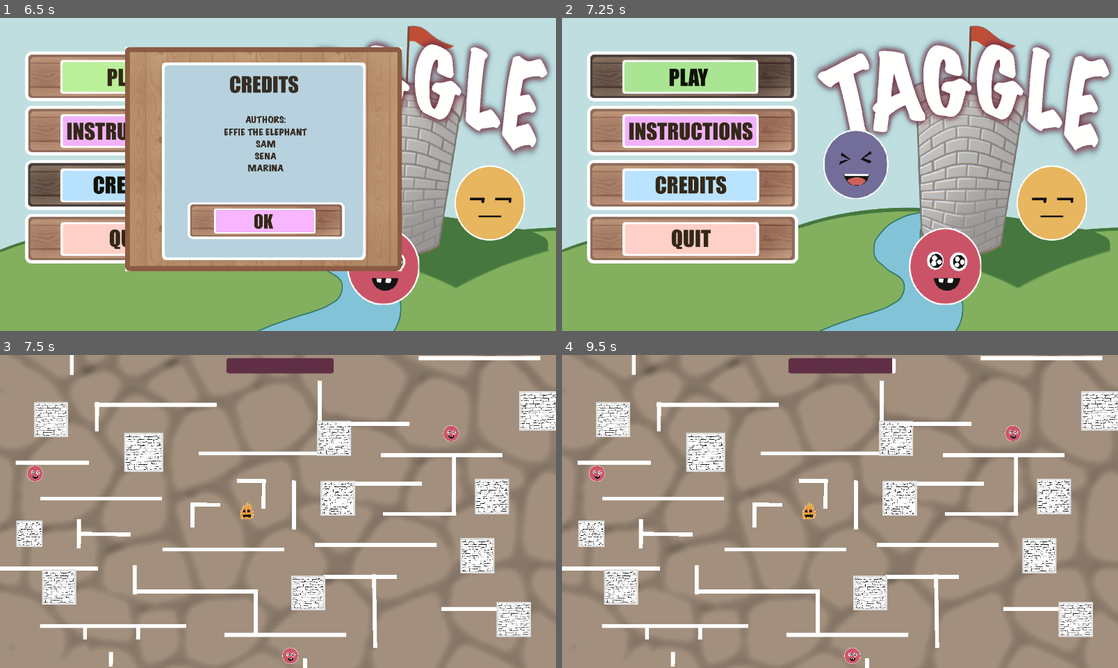
Above: before the commit, frames 1-4 (two rows, left to right).
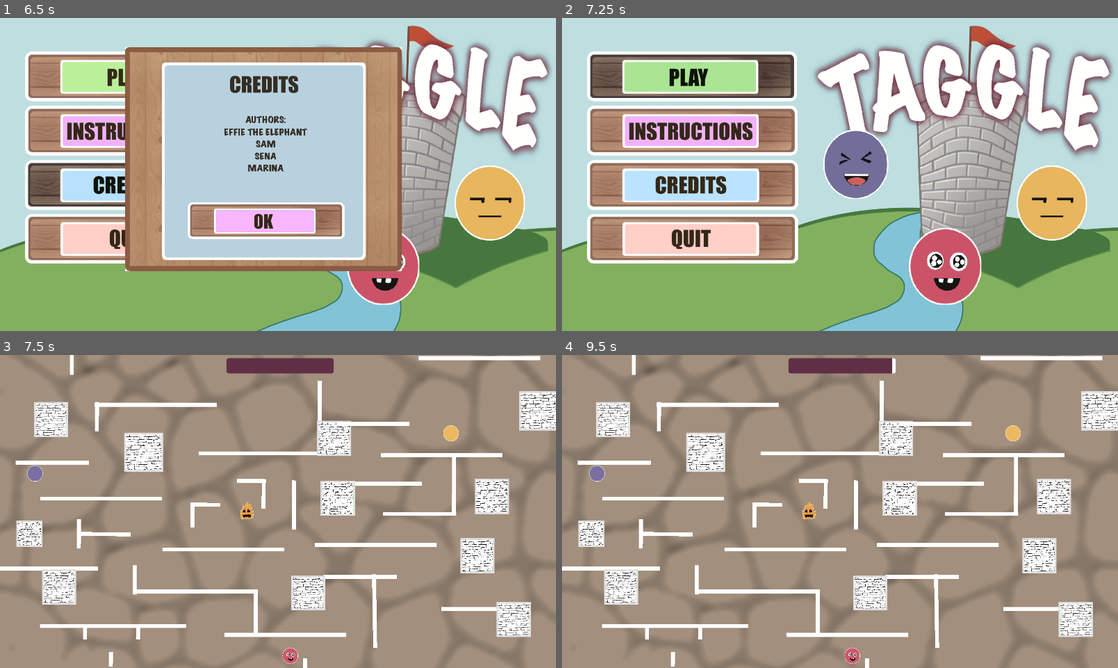
Above: after the commit, the same moments.

Repository: s-france/GGJ2024GoombaGame
Game: Godot game, scene res://menu.tscn
Same seed, same stepped clock (60 frames per second), same inputs: the game is played once before the commit and once after it.
Inputs (mouse positions are in pixels of both pictures, inside the frame that each line leads up to):
- Up to frame 1 (6.5 s): click (133, 77) at 0.5 s; click (133, 77) at 1.25 s; click (133, 130) at 2 s; click (133, 130) at 2.75 s; click (133, 77) at 3.5 s; click (133, 130) at 4.25 s; click (261, 227) at 5 s; click (133, 187) at 5.75 s
- Up to frame 2 (7.25 s): click (828, 221) at 6.5 s
- Up to frame 3 (7.5 s): tap Enter at 7.25 s
- Up to frame 4 (9.5 s): tap Space at 8 s; tap Enter at 8.75 s

Frames 1-2 are identical in both runs. In frame 3, 0.3% of the frame differs, in the area x 4-83%, y 22-99%; in frame 4, 0.3%.

Commit message:
sprite swapping

Diff:
--- a/GoombaGame/P2Controller.gd
+++ b/GoombaGame/P2Controller.gd
@@ -10,8 +10,9 @@
 @onready var p1 = $"Player2-2"
 @onready var p2 = $"Player2-3"
 
-var playeractive = load("res://assets/p2-3 active.png")
-var playerinactive = load("res://assets/p2-3.png")
+
+#var playeractive = load("res://assets/p2-3 active.png")
+#var playerinactive = load("res://assets/p2-3.png")
 
 
 
@@ -56,6 +57,7 @@
 #player = 1 or -1 for right or left
 func SwitchPlayers(player: int):
 	currentPlayer.inControl = false
+	currentPlayer.sprite.set_texture(currentPlayer.playerinactive)
 
 	var oldIdx : int = playerIdx
 
@@ -79,6 +81,7 @@
 
 
 	currentPlayer = PlayerCharacters[playerIdx]
+	currentPlayer.sprite.set_texture(currentPlayer.playeractive)
 
 
 	currentPlayer.inControl = true
--- a/GoombaGame/Player.gd
+++ b/GoombaGame/Player.gd
@@ -1,4 +1,6 @@
 extends CharacterBody2D
+
+@export var dSound : deathSound
 
 var speed = 2200.0
 const friction = 5000.0
@@ -45,7 +47,8 @@
 
 				if col_amount == 2 && speed < 2500:
 					speed = 2650
-					timer.start(15)
+					if timer.time_left > 15.0:
+						timer.start(15.0)
 
 				if col_amount == 3:
 					get_tree().change_scene_to_file("res://p1wins.tscn")
@@ -58,4 +61,6 @@
 	player.control.PlayersAlive[player.idx] = 0
 	player.control.SwitchPlayers(1)
 
+	dSound.playing = true
+
 	collision.get_collider().queue_free()
--- /dev/null
+++ b/GoombaGame/deathSound.gd
@@ -0,0 +1,12 @@
+class_name deathSound
+extends AudioStreamPlayer
+
+
+# Called when the node enters the scene tree for the first time.
+func _ready():
+	pass # Replace with function body.
+
+
+# Called every frame. 'delta' is the elapsed time since the previous frame.
+func _process(delta):
+	pass
--- a/GoombaGame/player.tscn
+++ b/GoombaGame/player.tscn
@@ -1,14 +1,17 @@
-[gd_scene load_steps=4 format=3 uid="uid://basgi7r75ho4u"]
+[gd_scene load_steps=6 format=3 uid="uid://basgi7r75ho4u"]
 
 [ext_resource type="Script" path="res://Player.gd" id="1_6ewu2"]
 [ext_resource type="Texture2D" uid="uid://ct3dyakcektki" path="res://Hero.png" id="2_ormc5"]
+[ext_resource type="AudioStream" uid="uid://gu884jpu2wob" path="res://aDamageTaken.mp3" id="3_8c6y8"]
+[ext_resource type="Script" path="res://deathSound.gd" id="4_7a55y"]
 
 [sub_resource type="CircleShape2D" id="CircleShape2D_px4lh"]
 
-[node name="Player" type="CharacterBody2D"]
+[node name="Player" type="CharacterBody2D" node_paths=PackedStringArray("dSound")]
 collision_mask = 3
 safe_margin = 1.0
 script = ExtResource("1_6ewu2")
+dSound = NodePath("AudioStreamPlayer")
 
 [node name="Unknown" type="Sprite2D" parent="."]
 position = Vector2(1, -14)
@@ -31,3 +34,9 @@
 [node name="WallJumpTimer" type="Timer" parent="."]
 wait_time = 0.1
 one_shot = true
+
+[node name="AudioStreamPlayer" type="AudioStreamPlayer" parent="."]
+stream = ExtResource("3_8c6y8")
+volume_db = 2.673
+pitch_scale = 2.33
+script = ExtResource("4_7a55y")
--- a/GoombaGame/player2.gd
+++ b/GoombaGame/player2.gd
@@ -2,6 +2,10 @@
 extends CharacterBody2D
 
 @export var control : p2Controller
+@export var sprite : Sprite2D
+
+@export var playeractive : Texture2D
+@export var playerinactive : Texture2D
 
 
 const speed = 2400.0
@@ -15,8 +19,11 @@
 
 
 func _ready():
+	sprite.set_texture(playerinactive)
 	if idx == 1:
 		inControl = true
+		sprite.set_texture(playeractive)
+
 
 func _physics_process(delta):
 
--- a/GoombaGame/player2.tscn
+++ b/GoombaGame/player2.tscn
@@ -1,29 +1,19 @@
-[gd_scene load_steps=9 format=3 uid="uid://qewqeo0r63or"]
+[gd_scene load_steps=4 format=3 uid="uid://qewqeo0r63or"]
 
 [ext_resource type="Script" path="res://player2.gd" id="1_auv1o"]
 [ext_resource type="Texture2D" uid="uid://bctk8sexr5lfn" path="res://assets/p2-1.png" id="2_c2eqo"]
-[ext_resource type="Texture2D" uid="uid://4w11t4xn33qg" path="res://assets/p2-1 active.png" id="3_j8k2k"]
-[ext_resource type="Texture2D" uid="uid://34t86u4cpe1q" path="res://assets/p2-2.png" id="4_c5akk"]
-[ext_resource type="Texture2D" uid="uid://deu7slaj438yg" path="res://assets/p2-2 active.png" id="5_i0myw"]
-[ext_resource type="Texture2D" uid="uid://cpussjx0r0gt0" path="res://assets/p2-3.png" id="6_gtcxi"]
-[ext_resource type="Texture2D" uid="uid://ddmqxm3b3x0s0" path="res://assets/p2-3 active.png" id="7_y1hmq"]
 
 [sub_resource type="CircleShape2D" id="CircleShape2D_0b5ka"]
 
-[node name="Player" type="CharacterBody2D"]
+[node name="Player" type="CharacterBody2D" node_paths=PackedStringArray("sprite")]
 safe_margin = 1.0
 script = ExtResource("1_auv1o")
+sprite = NodePath("player2-1 inactive")
 
 [node name="player2-1 inactive" type="Sprite2D" parent="."]
-visible = false
 position = Vector2(0, -1)
 scale = Vector2(0.368636, 0.368636)
 texture = ExtResource("2_c2eqo")
-
-[node name="player2-1 active" type="Sprite2D" parent="."]
-visible = false
-scale = Vector2(0.369839, 0.369839)
-texture = ExtResource("3_j8k2k")
 
 [node name="CollisionShape2D" type="CollisionShape2D" parent="."]
 position = Vector2(1, -2)
@@ -41,22 +31,3 @@
 [node name="WallJumpTimer" type="Timer" parent="."]
 wait_time = 0.1
 one_shot = true
-
-[node name="player2-2 inactive" type="Sprite2D" parent="."]
-visible = false
-scale = Vector2(0.373366, 0.373366)
-texture = ExtResource("4_c5akk")
-
-[node name="player2-2 active" type="Sprite2D" parent="."]
-visible = false
-scale = Vector2(0.375017, 0.375017)
-texture = ExtResource("5_i0myw")
-
-[node name="player2-3 inactive" type="Sprite2D" parent="."]
-visible = false
-scale = Vector2(0.373772, 0.373772)
-texture = ExtResource("6_gtcxi")
-
-[node name="player2-3 active" type="Sprite2D" parent="."]
-scale = Vector2(0.374994, 0.374994)
-texture = ExtResource("7_y1hmq")
--- a/GoombaGame/scene2D.tscn
+++ b/GoombaGame/scene2D.tscn
@@ -6,9 +6,15 @@
 [ext_resource type="Script" path="res://P2Controller.gd" id="2_dxr3p"]
 [ext_resource type="Texture2D" uid="uid://7ccwnyyp3ogj" path="res://assets/CastleFloor.png" id="2_vrev5"]
 [ext_resource type="AudioStream" uid="uid://0x0lrql8w2pk" path="res://TaggleTog2.wav" id="5_kawy7"]
+[ext_resource type="Texture2D" uid="uid://4w11t4xn33qg" path="res://assets/p2-1 active.png" id="6_2pdhs"]
 [ext_resource type="Script" path="res://Music.gd" id="6_x23r3"]
+[ext_resource type="Texture2D" uid="uid://bctk8sexr5lfn" path="res://assets/p2-1.png" id="7_yvpvn"]
 [ext_resource type="Texture2D" uid="uid://c8f2q2nav2675" path="res://bricksquare (1).png" id="8_2yhgk"]
 [ext_resource type="PackedScene" path="res://time_left.tscn" id="8_42a1c"]
+[ext_resource type="Texture2D" uid="uid://ddmqxm3b3x0s0" path="res://assets/p2-3 active.png" id="8_a3dr6"]
+[ext_resource type="Texture2D" uid="uid://cpussjx0r0gt0" path="res://assets/p2-3.png" id="9_xlbn4"]
+[ext_resource type="Texture2D" uid="uid://deu7slaj438yg" path="res://assets/p2-2 active.png" id="10_k5io6"]
+[ext_resource type="Texture2D" uid="uid://34t86u4cpe1q" path="res://assets/p2-2.png" id="11_iigrr"]
 
 [sub_resource type="RectangleShape2D" id="RectangleShape2D_ivxac"]
 size = Vector2(186, 2685)
@@ -37,17 +43,23 @@
 position = Vector2(2392, -1071)
 collision_layer = 2
 control = NodePath("..")
+playeractive = ExtResource("6_2pdhs")
+playerinactive = ExtResource("7_yvpvn")
 
 [node name="Player2-2" parent="P2Controller" node_paths=PackedStringArray("control") instance=ExtResource("2_7n67y")]
 position = Vector2(172, 1999)
 collision_layer = 2
 control = NodePath("..")
+playeractive = ExtResource("8_a3dr6")
+playerinactive = ExtResource("9_xlbn4")
 idx = 1
 
 [node name="Player2-3" parent="P2Controller" node_paths=PackedStringArray("control") instance=ExtResource("2_7n67y")]
 position = Vector2(-3354, -517)
 collision_layer = 2
 control = NodePath("..")
+playeractive = ExtResource("10_k5io6")
+playerinactive = ExtResource("11_iigrr")
 idx = 2
 
 [node name="AudioStreamPlayer" type="AudioStreamPlayer" parent="."]
Not shown, added: GoombaGame/aDamageTaken.mp3.import
Not shown: 1 places in GoombaGame/scene2D.tscn that only renumber resources
Not shown, added: GoombaGame/TaggleFinal.console.exe
Not shown, added: GoombaGame/TaggleFinal.exe
Not shown, added: GoombaGame/aDamageTaken.mp3
